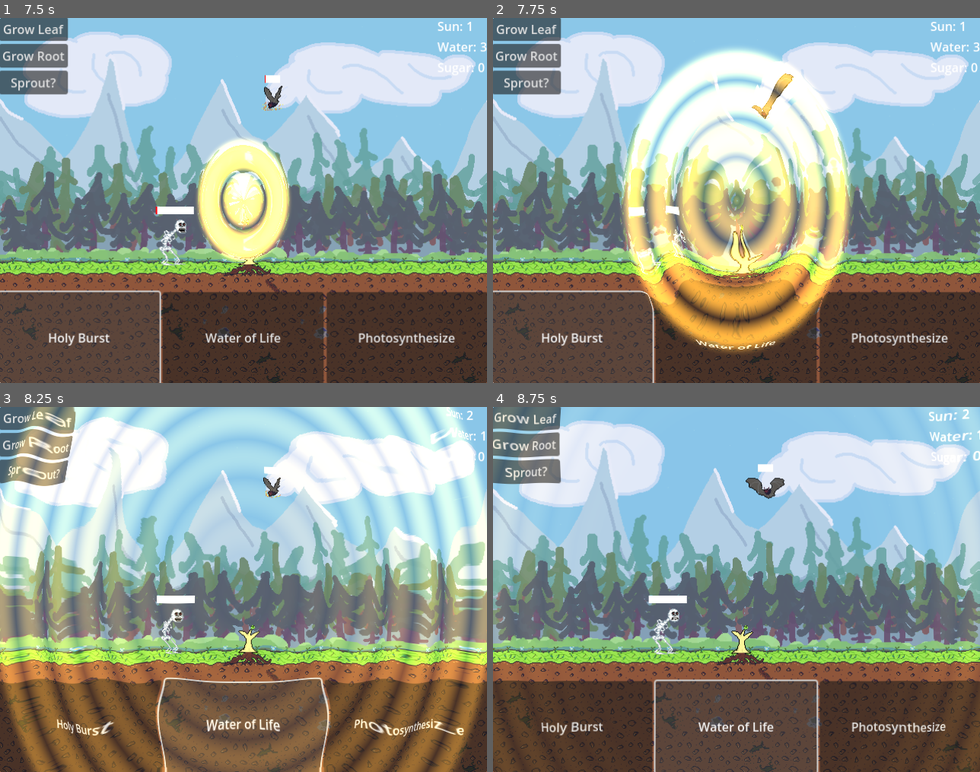
Above: before the commit, frames 1-4 (two rows, left to right).
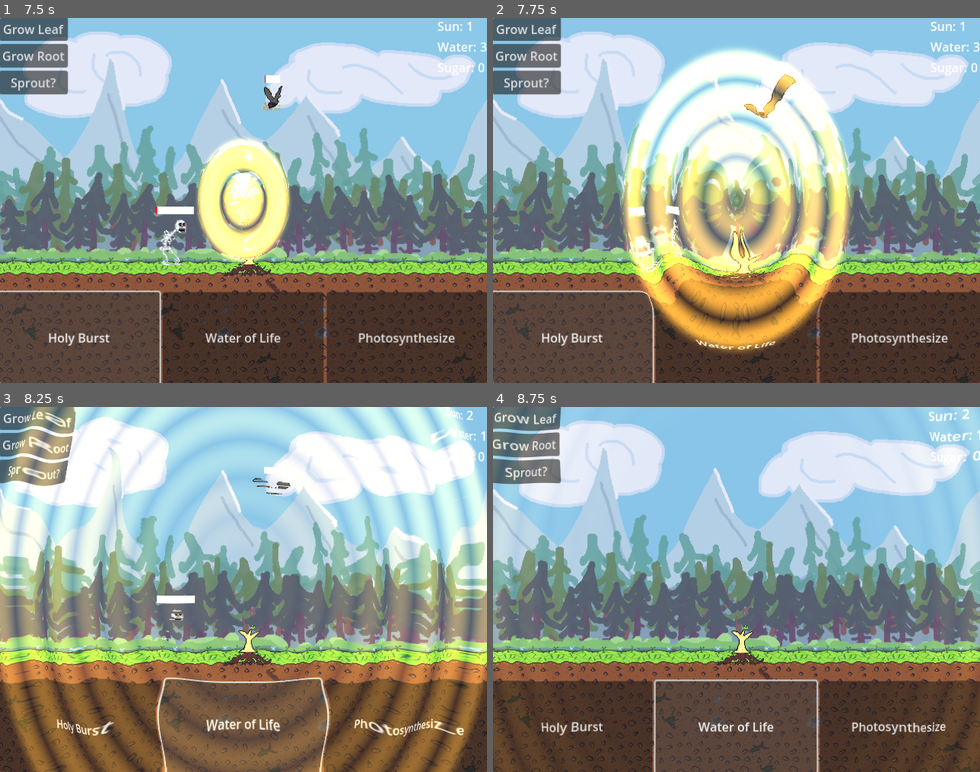
Above: after the commit, the same moments.

Repository: Naneekr/Global-Game-Jam-Vancouver-2023
Game: Godot game, scene res://Scenes/World.tscn
The game is run twice, just before and just after one commit, with the same random seed, the same clock (stepped at 60 frames per second) and the same inputs. The project has no main scene, so this scene is started directly.
Inputs:
- Up to frame 1 (7.5 s): click "Grow Leaf" at 0.5 s; click "Grow Root" at 1.25 s; click "Sprout?" at 2 s; click "Holy Burst" at 2.75 s; click "Water of Life" at 3.5 s; click "Photosynthesize" at 4.25 s; click "Grow Leaf" at 5 s; click "Grow Root" at 5.75 s; click "Sprout?" at 6.5 s; click "Holy Burst" at 7.25 s
- Up to frame 2 (7.75 s): no input
- Up to frame 3 (8.25 s): click "Water of Life" at 8 s
- Up to frame 4 (8.75 s): no input

Frame 1 is identical in both runs. In frame 2, 0.6% of the frame differs, in the area x 29-63%, y 15-71%; in frame 3, 0.3%; in frame 4, 0.7%, in the area x 31-60%, y 15-68%.

Commit message:
they die now

Diff:
--- a/GGJV23_Roots/Scenes/bat.tscn
+++ b/GGJV23_Roots/Scenes/bat.tscn
@@ -1,12 +1,23 @@
-[gd_scene load_steps=9 format=3 uid="uid://cm4xbw1lsg15q"]
+[gd_scene load_steps=13 format=3 uid="uid://cm4xbw1lsg15q"]
 
 [ext_resource type="Script" path="res://Scripts/Bat_AI.gd" id="1_1l0ao"]
 [ext_resource type="Texture2D" uid="uid://6nb3rftlru5m" path="res://Sprites/Roots_Game_Bat_Anim.png" id="1_7o5ki"]
+[ext_resource type="Shader" path="res://Shaders/Dissolve.gdshader" id="1_m0ibv"]
 [ext_resource type="AudioStream" uid="uid://p1c7jsc0g0dy" path="res://Audio/487509__nicknamelarry__crazy-bat.wav" id="3_8ap6o"]
 
 [sub_resource type="CapsuleShape2D" id="CapsuleShape2D_cqjis"]
 radius = 23.0
 height = 46.0
+
+[sub_resource type="FastNoiseLite" id="FastNoiseLite_3mm6l"]
+
+[sub_resource type="NoiseTexture2D" id="NoiseTexture2D_w18o8"]
+noise = SubResource("FastNoiseLite_3mm6l")
+
+[sub_resource type="ShaderMaterial" id="ShaderMaterial_mfi6a"]
+shader = ExtResource("1_m0ibv")
+shader_parameter/dissolve_value = 1.0
+shader_parameter/dissolve_texture = SubResource("NoiseTexture2D_w18o8")
 
 [sub_resource type="Animation" id="Animation_hruk7"]
 resource_name = "Attack"
@@ -102,6 +113,7 @@
 shape = SubResource("CapsuleShape2D_cqjis")
 
 [node name="Sprite2D" type="Sprite2D" parent="."]
+material = SubResource("ShaderMaterial_mfi6a")
 texture = ExtResource("1_7o5ki")
 hframes = 12
 
@@ -109,7 +121,6 @@
 libraries = {
 "": SubResource("AnimationLibrary_2a1in")
 }
-
 
 [node name="AudioStreamPlayer" type="AudioStreamPlayer" parent="."]
 volume_db = -16.0
--- a/GGJV23_Roots/Scenes/skele.tscn
+++ b/GGJV23_Roots/Scenes/skele.tscn
@@ -1,12 +1,23 @@
-[gd_scene load_steps=9 format=3 uid="uid://bhovwp87jb32j"]
+[gd_scene load_steps=13 format=3 uid="uid://bhovwp87jb32j"]
 
 [ext_resource type="Texture2D" uid="uid://1rgf2i8uk34n" path="res://Sprites/Roots_Game_skele_Anim.png" id="1_gkynm"]
 [ext_resource type="Script" path="res://Scripts/Enemy_AI.gd" id="1_in3mg"]
+[ext_resource type="Shader" path="res://Shaders/Dissolve.gdshader" id="2_dmdp4"]
 [ext_resource type="AudioStream" uid="uid://c3r7ups2mvmad" path="res://Audio/521253__maugusto_sfx__eatingsfx.wav" id="3_hte6j"]
 
 [sub_resource type="CapsuleShape2D" id="CapsuleShape2D_8qjpm"]
 radius = 24.0
 height = 70.0
+
+[sub_resource type="FastNoiseLite" id="FastNoiseLite_7ojhs"]
+
+[sub_resource type="NoiseTexture2D" id="NoiseTexture2D_cpgvr"]
+noise = SubResource("FastNoiseLite_7ojhs")
+
+[sub_resource type="ShaderMaterial" id="ShaderMaterial_3ofxj"]
+shader = ExtResource("2_dmdp4")
+shader_parameter/dissolve_value = 1.0
+shader_parameter/dissolve_texture = SubResource("NoiseTexture2D_cpgvr")
 
 [sub_resource type="Animation" id="Animation_hruk7"]
 resource_name = "Attack"
@@ -102,6 +113,7 @@
 shape = SubResource("CapsuleShape2D_8qjpm")
 
 [node name="Sprite2D" type="Sprite2D" parent="."]
+material = SubResource("ShaderMaterial_3ofxj")
 texture = ExtResource("1_gkynm")
 hframes = 16
 
@@ -109,7 +121,6 @@
 libraries = {
 "": SubResource("AnimationLibrary_2a1in")
 }
-
 
 [node name="AudioStreamPlayer" type="AudioStreamPlayer" parent="."]
 volume_db = -12.0
--- a/GGJV23_Roots/Scripts/Bat_AI.gd
+++ b/GGJV23_Roots/Scripts/Bat_AI.gd
@@ -13,9 +13,13 @@
 var attack_distance = 250
 var travel_distance = 0
 
+var mat: ShaderMaterial
+var dissolve_amount = 1
+
 @onready var sprite = $Sprite2D
 @onready var anim = $Sprite2D/AnimationPlayer
 @onready var hurtbox = $AnimatableBody2D/CollisionShape2D
+
 # @onready var player = $somefilepathtotheplayer
 
 signal enemy_attack
@@ -24,6 +28,8 @@
 
 # Called when the node enters the scene tree for the first time.
 func _ready():
+	mat = sprite.material
+	mat.set_shader_parameter("dissolve_value", dissolve_amount)
 	#target_dir.x = player.position.x - self.position.x
 	if target_dir.x <= 0 : flipped = false
 	else : flipped = true
@@ -39,7 +45,7 @@
 		current_hp -= MAX_HP*(0.2 + 0.1*(holy_stacks-1))*delta
 		$HBarEmpty.set_point_position(1, Vector2(10 - (20*(1-current_hp/MAX_HP)), 0))
 	if current_hp <= 0:
-		#die
+		_die(delta)
 		holy_stacks = 0
 
 func _chase():
@@ -63,3 +69,9 @@
 
 func _on_holy_burst(_level):
 	holy_stacks += 1
+
+func _die(delta):
+	anim.stop()
+	dissolve_amount -= delta
+	mat.set_shader_parameter("dissolve_value", dissolve_amount)
+	if dissolve_amount <= 0 : self.queue_free()
--- a/GGJV23_Roots/Scripts/Enemy_AI.gd
+++ b/GGJV23_Roots/Scripts/Enemy_AI.gd
@@ -11,6 +11,9 @@
 var flipped = false
 var attacking = false
 
+var mat: ShaderMaterial
+var dissolve_amount = 1
+
 @onready var sprite = $Sprite2D
 @onready var anim = $Sprite2D/AnimationPlayer
 @onready var hurtbox = $AnimatableBody2D/CollisionShape2D
@@ -22,6 +25,8 @@
 
 # Called when the node enters the scene tree for the first time.
 func _ready():
+	mat = sprite.material
+	mat.set_shader_parameter("dissolve_value", dissolve_amount)
 	#target_dir.x = player.position.x - self.position.x
 	if target_dir.x >= 0 : flipped = false
 	else : flipped = true
@@ -37,7 +42,7 @@
 		current_hp -= MAX_HP*(0.2 + 0.1*(holy_stacks-1))*delta
 		$HBarEmpty.set_point_position(1, Vector2(25 - (50*(1-current_hp/MAX_HP)), 0))
 	if current_hp <= 0:
-		#die
+		_die(delta)
 		holy_stacks = 0
 
 func _chase():
@@ -59,3 +64,9 @@
 
 func _on_holy_burst(_level):
 	holy_stacks += 1
+
+func _die(delta):
+	anim.stop()
+	dissolve_amount -= delta
+	mat.set_shader_parameter("dissolve_value", dissolve_amount)
+	if dissolve_amount <= 0 : self.queue_free()
--- /dev/null
+++ b/GGJV23_Roots/Shaders/Dissolve.gdshader
@@ -0,0 +1,11 @@
+shader_type canvas_item;
+
+uniform sampler2D dissolve_texture : hint_default_white;
+uniform float dissolve_value : hint_range(0,1);
+
+void fragment(){
+    vec4 main_texture = texture(TEXTURE, UV);
+    vec4 noise_texture = texture(dissolve_texture, UV);
+    main_texture.a *= floor(dissolve_value + min(1, noise_texture.x));
+    COLOR = main_texture;
+}
